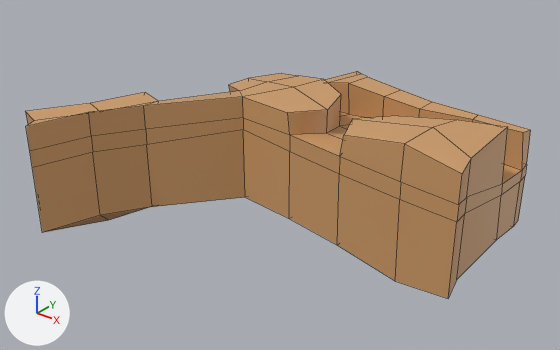
One commit to the FBX model Assets/Terrain/terrain_W4A6.fbx: the scene before it, then after it.
Camera for both pictures: a camera (50 mm lens) standing at (185.0, -1512.0, 353.0) and looking at (-155.0, -1088.0, 90.0). The lights are fixed; the arrows at lower left show +X, +Y and +Z. Mesh edges are drawn as thin lines. Where no turn or scale is listed for an object, it has been applied to the vertices.

The older version as bpy lines, for what is in view:
```python
me_mesh = bpy.data.meshes.new('Mesh')
me_mesh.from_pydata(...)  # 156 vertices, 154 faces; spans x -126.0..194.0, y -229.0..75.0, z -33.0..74.0
me_mesh.materials.append(mat_w4_shade)  # orange #cf9d69
ob_w4a6_mesh = bpy.data.objects.new('W4A6_mesh', me_mesh)
ob_w4a6_mesh.location = (-184.7, -998.3, 82.5)
```
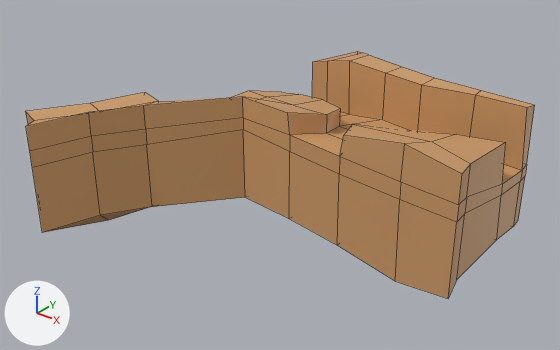
Commit message: terrain changes

Pixel boxes [x1, y1, x2, y2] of what changed, in the pictures (560 x 350 px; the box of a moved part takes in the faces that stretch with it):
'W4A6_mesh', reshaped, shading changed (9% taller)
    before: [25, 72, 531, 299]
    after: [25, 51, 535, 299]
part 1 of me_mesh, moved or reshaped
    before: [147, 72, 531, 204]
    after: [147, 51, 535, 204]
part 2 of me_mesh, shading changed
    both: [25, 92, 527, 299]

The change, as a list of edits to the scene's bpy script:
```text
Change me_mesh:
    used by ob_w4a6_mesh; location = (-184.7, -998.3, 82.5)
    remove me_mesh.from_pydata(...)  # 156 vertices, 154 faces; spans x -126.0..194.0, y -229.0..75.0, z -33.0..74.0
    add me_mesh.from_pydata(...)  # 156 vertices, 154 faces; spans x -126.0..194.0, y -229.0..75.0, z -33.0..77.0
    me_mesh part 1: 30 of 156 vertices moved; they spanned x -56.0..188.0, y -96.0..74.0, z 41.0..74.0 and now span x -56.0..188.0, y -96.0..74.0, z 38.0..77.0; mean shift (0.0, 0.0, 3.0); largest move (30.0, 3.0, 58.0) -> (30.0, 3.0, 77.0)
    me_mesh part 2: edges marked sharp go from 162 to 163
```
